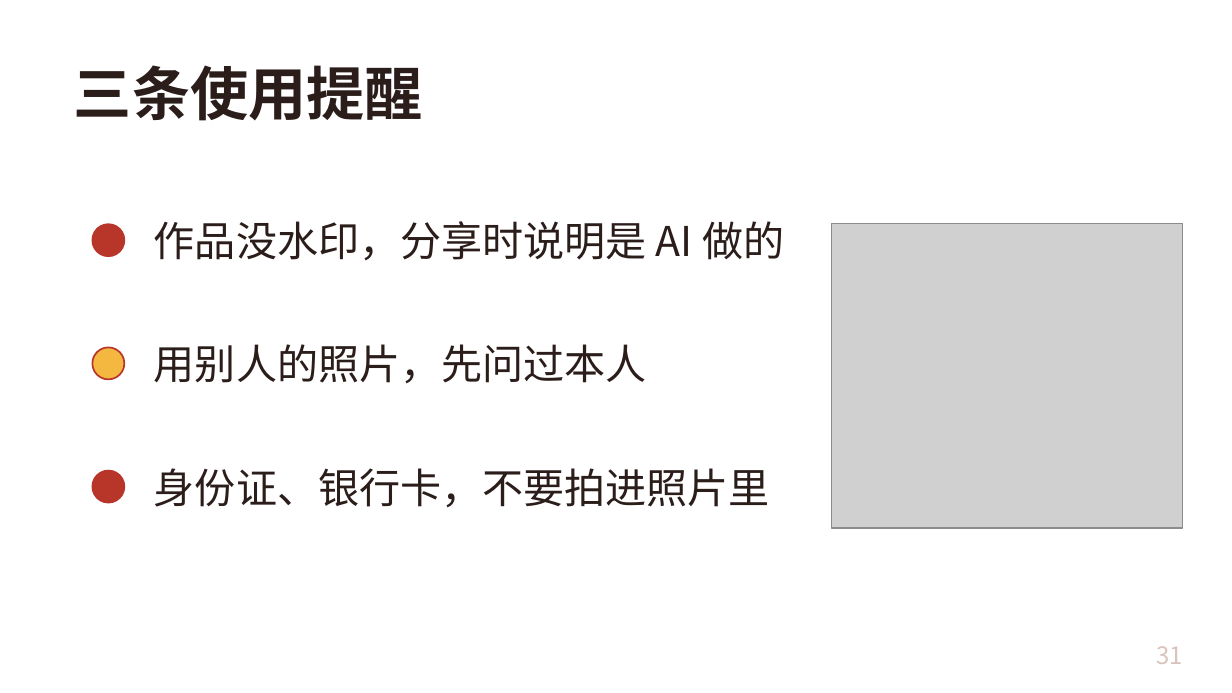
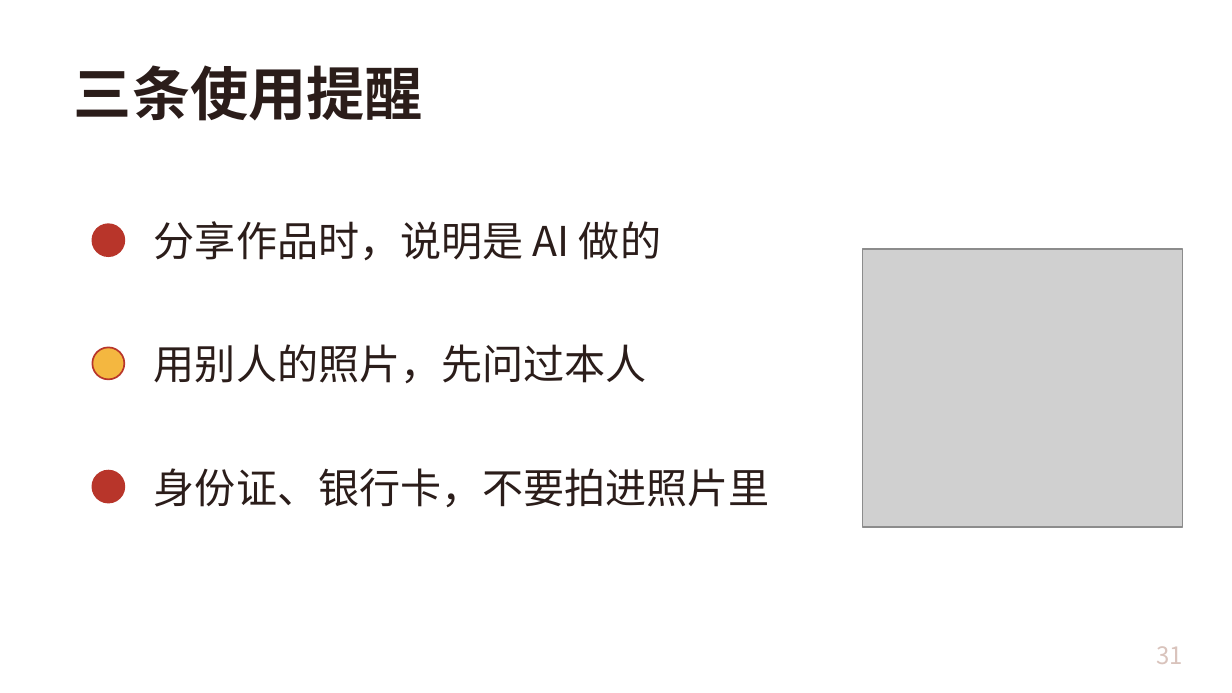
Before and after one commit to freyhuang-11/thinknova-memory, a slide deck: slide 31 of courses/CC长者课_AI情绪焕新/AI情绪焕新_长者课.pptx. Drawn at 1232x693 pixels with LibreOffice and Linux fonts; fonts in the diff are those of the drawing; grey boxes stand for pictures. Boxes give left, top, right and bottom in pixels: in the first picture for what was removed or moved away, otherwise in the second. Text is boxed around its words. In the diff, an @@ line names an element or a change of style, - is before the commit and + after.

```diff
--- a/courses/CC长者课_AI情绪焕新/AI情绪焕新_长者课.pptx
+++ b/courses/CC长者课_AI情绪焕新/AI情绪焕新_长者课.pptx
@@ text at <box>154,221,661,261</box>: text changed @@
-作品没水印，分享时说明是 AI 做的
+分享作品时，说明是 AI 做的
@@ picture: place and size @@
-picture at <box>832,223,1183,527</box>
+picture at <box>862,249,1183,527</box>
```
Also in this commit, not shown: 12 other slides changed, 2 other files.
